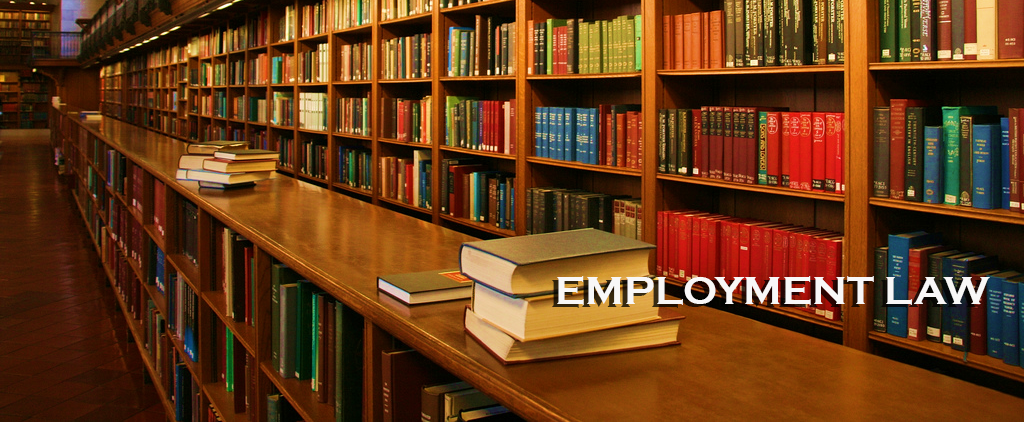
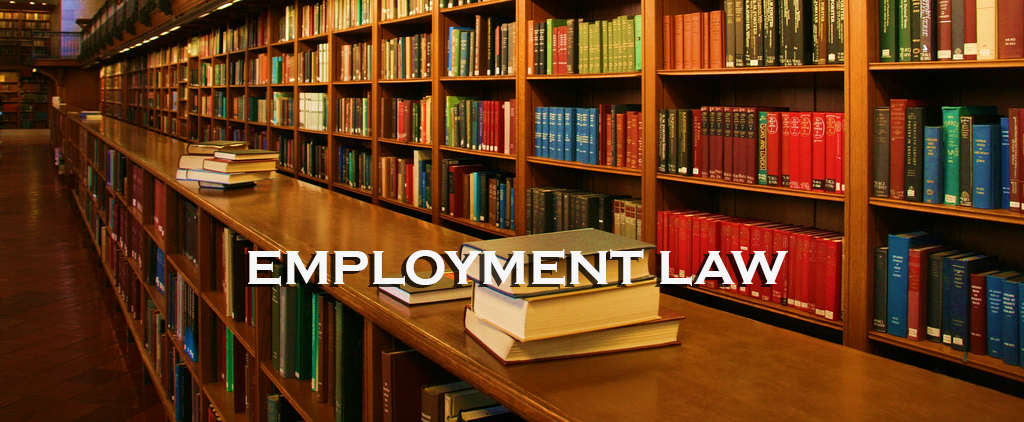
Layer changes from the first 1024px x 422px image to the second:
painted on "EMPLOYMENT LAW" over [248, 249, 990, 305]
